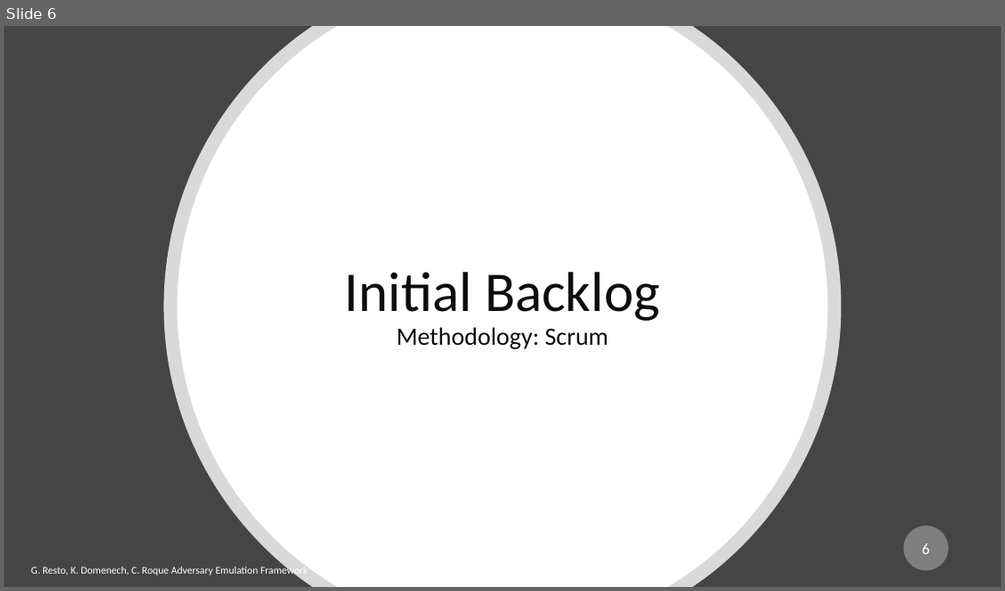
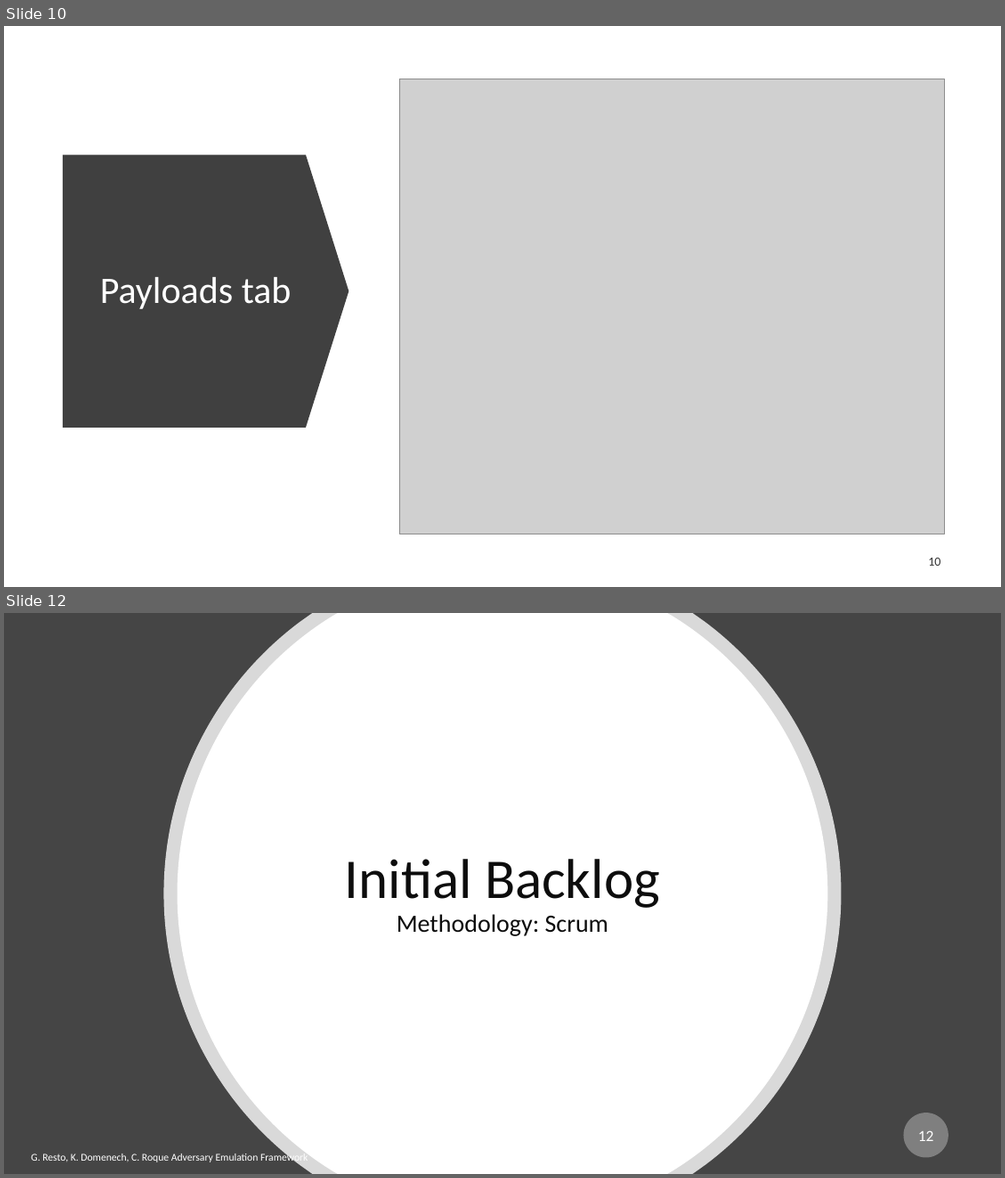
Before and after one commit to racoten/Capstone, a slide deck: Design/Capstone 2 Presentation.pptx. Shown one above the other, each under a label of ours: slide 6 before the commit, slides 10 and 12 after it; the slides between them are not shown. The pictures are 1005x591 and 1005x1178 pixels, drawn with LibreOffice and Linux fonts; fonts in the diff are those of the drawing; grey boxes stand for pictures. Boxes give left, top, right and bottom in pixels: in the first picture for what was removed or moved away, otherwise in the second. Text is boxed around its words. In the diff, an @@ line names an element or a change of style, - is before the commit and + after.

```diff
--- a/Design/Capstone 2 Presentation.pptx
+++ b/Design/Capstone 2 Presentation.pptx
@@ slide 10 added at [4, 26, 1001, 587], background #FFFFFF @@
@@ picture added at [399, 79, 945, 534] @@
@@ down arrow added at [63, 155, 349, 427], fill #404040 @@
@@ title added at [100, 277, 291, 309], 36 pt, text #FFFFFF @@
+Payloads tab
@@ page number added at [928, 557, 940, 565], 12 pt, text #000000 at 80% opacity @@
+10
@@ what was slide 6 is now slide 12 @@
@@ page number at [918, 1131, 934, 1141]: text changed @@
-6
+12
```
Also in this commit, not shown: 3 slides changed, 6 other slides added, 1 slide removed.
